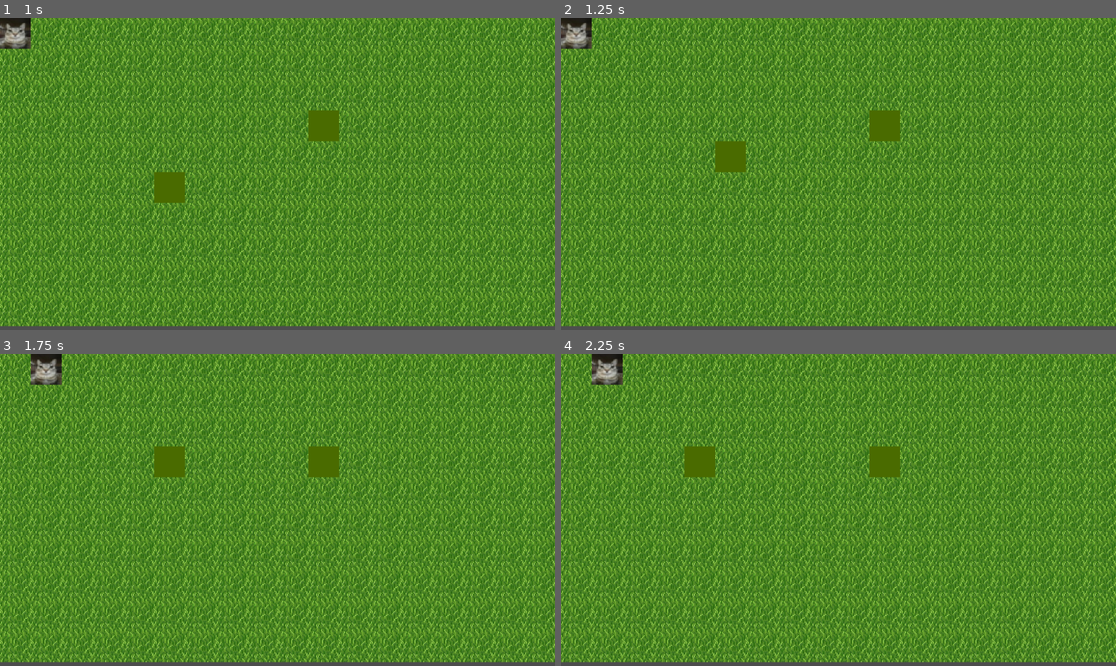
Above: before the commit, frames 1-4 (two rows, left to right).
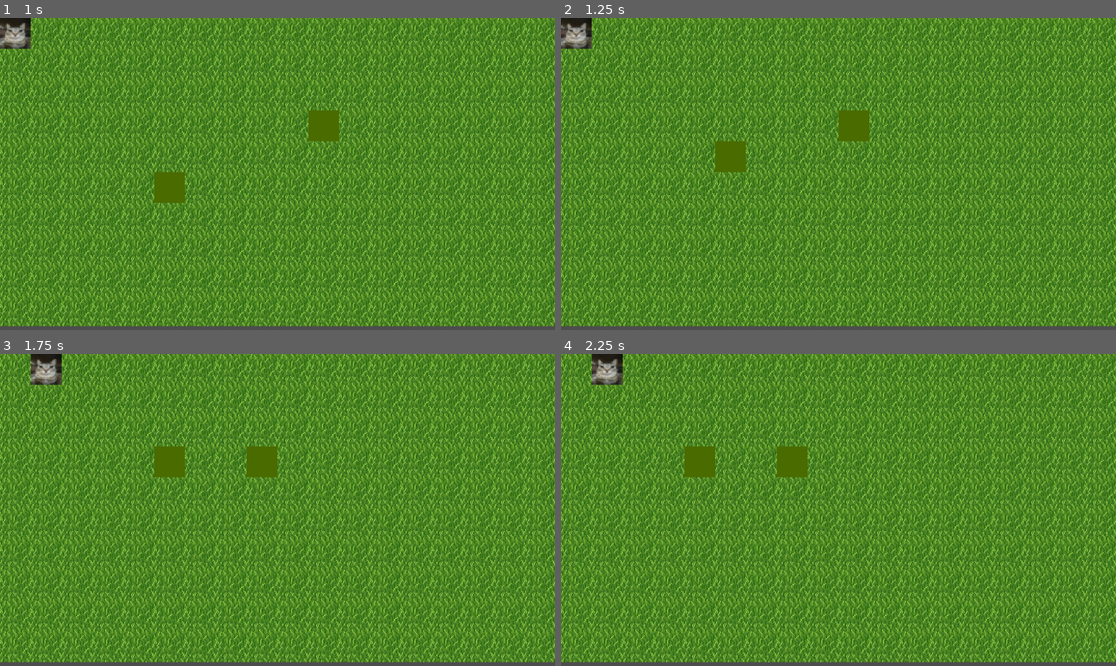
Above: after the commit, the same moments.

Repository: Adrian-Lugowski/Programowanie-gier-komputerowych
Game: Godot game, scene res://menu.tscn
Two runs of this game, one before a commit and one after it. Both use one fixed random seed, a clock stepped at 60 frames per second and the inputs below.
Inputs:
- Up to frame 1 (1 s): click "Rozpocznij grę" at 0.5 s
- Up to frame 2 (1.25 s): no input
- Up to frame 3 (1.75 s): tap Enter (ui_accept) at 1.25, 1.52 s; hold Right (ui_right) from 1.28 s (still down); tap 2 (equip_hammer) at 1.35 s
- Up to frame 4 (2.25 s): tap Enter (ui_accept) at 2 s; release Right (ui_right) at 2.03 s; hold Down (ui_down) from 2.03 s (still down); tap 1 (equip_sword) at 2.1 s

Frame 1 is identical in both runs. In frame 2, 1.0% of the frame differs, in the area x 49-62%, y 29-40%; in frame 3, 1.0%, in the area x 44-62%, y 29-40%; in frame 4, 1.0%.

Commit message:
fix enemy ai

Diff:
--- a/lab_15/projekt/enemy.gd
+++ b/lab_15/projekt/enemy.gd
@@ -5,6 +5,9 @@
 
 func _ready():
 	position = position.snapped(Vector2(TILE_SIZE, TILE_SIZE))
+	var timer = get_tree().get_first_node_in_group("metronom")
+	if timer:
+		timer.timeout.connect(_on_rhythm_timer_timeout)
 
 func take_damage(amaount):
 	hp -= amaount
--- a/lab_15/projekt/main.tscn
+++ b/lab_15/projekt/main.tscn
@@ -45,7 +45,7 @@
 
 [node name="Player" parent="." unique_id=1262841985 instance=ExtResource("1_ig7tw")]
 
-[node name="RhythmTimer" type="Timer" parent="." unique_id=888032622]
+[node name="RhythmTimer" type="Timer" parent="." unique_id=888032622 groups=["metronom"]]
 wait_time = 0.5
 autostart = true
 
@@ -56,4 +56,3 @@
 position = Vector2(640, 160)
 
 [connection signal="timeout" from="RhythmTimer" to="Player" method="_on_rhythm_timer_timeout"]
-[connection signal="timeout" from="RhythmTimer" to="Enemy" method="_on_rhythm_timer_timeout"]
